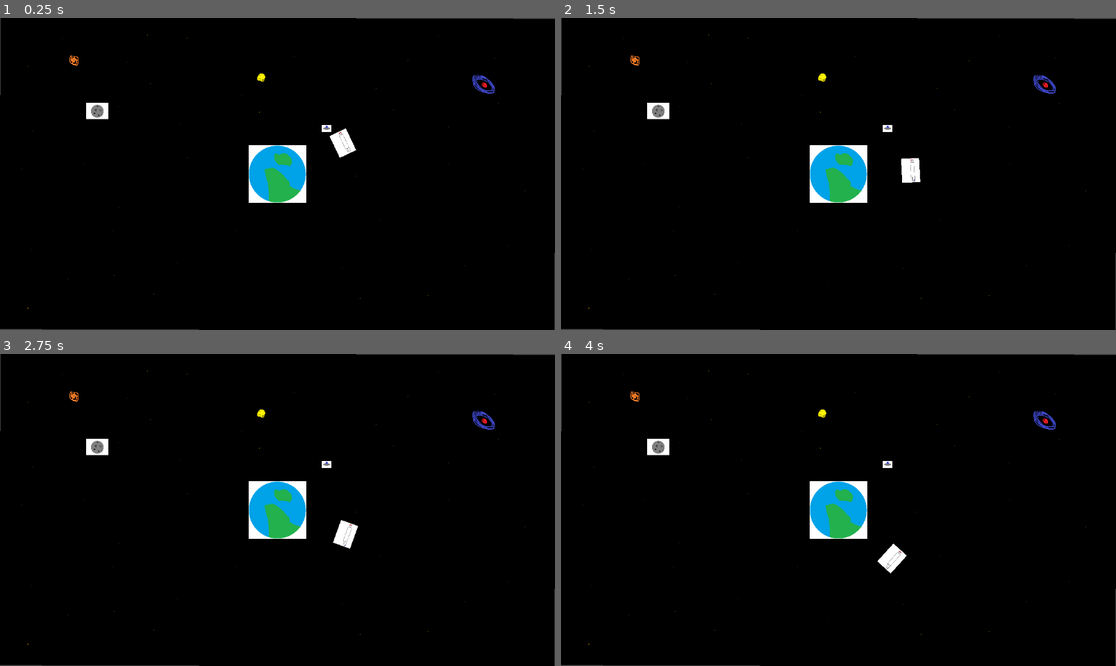
Above: before the commit, frames 1-4 (two rows, left to right).
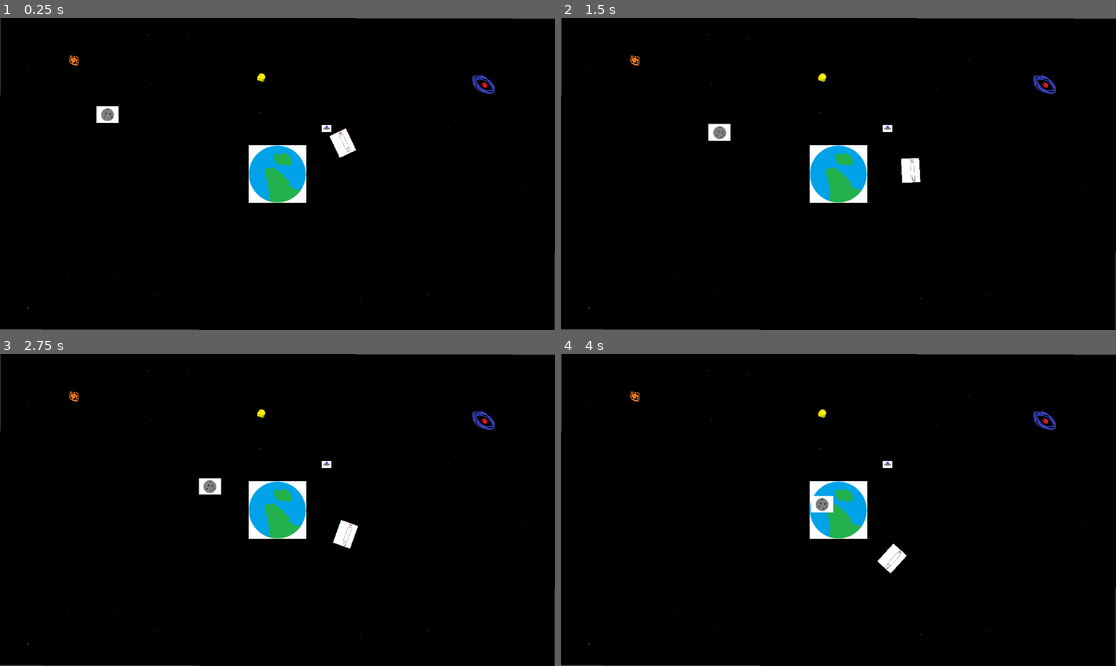
Above: after the commit, the same moments.

Repository: Swimnato/BYU-Game-Jam-2024
Game: Godot game, scene res://scenes/Main Scene.tscn
Same seed, same stepped clock (60 frames per second), same inputs: the game is played once before the commit and once after it.
Inputs:
- Up to frame 1 (0.25 s): no input
- Up to frame 2 (1.5 s): no input
- Up to frame 3 (2.75 s): no input
- Up to frame 4 (4 s): no input

The runs differ from the first frame. In frame 1, 0.3% of the frame differs, in the area x 15-22%, y 27-34%; in frame 2, 0.4%; in frame 3, 0.4%, in the area x 15-40%, y 27-46%; in frame 4, 0.4%.
Error before the commit: Parse Error: Preload file "res://AsteroidMovement.gd" does not exist. (res://scripts/Asteroid_Main.gd:4)

Commit message:
Fixed Path

Diff:
--- a/game-jam-2024/scripts/Asteroid_Main.gd
+++ b/game-jam-2024/scripts/Asteroid_Main.gd
@@ -1,7 +1,7 @@
 extends Sprite2D
 
 
-const AsteroidMovement = preload("res://AsteroidMovement.gd");
+const AsteroidMovement = preload("res://scripts/AsteroidMovement.gd");
 var movement = AsteroidMovement.new();
 
 var lastUpdate = 0
